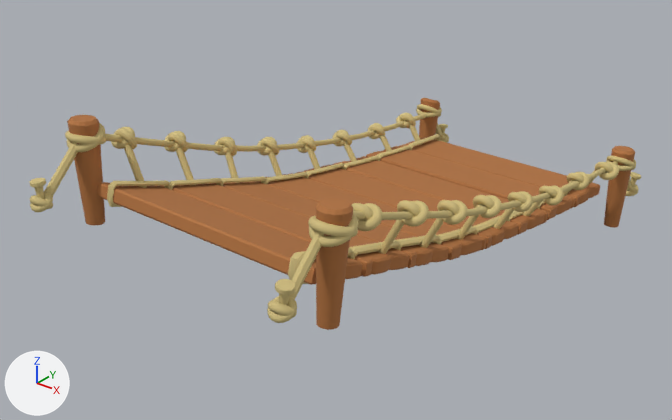
Before and after pictures for a commit that changed the FBX model Assets/2.SDscene/Modeling/SwingBridge/F_SwingBridge.fbx.
One viewpoint serves both versions: a 50 mm lens placed at (10.56, -14.83, 9.16), pointed at (-0.67, -0.81, 0.46). The axes (+X, +Y, +Z) are drawn at lower left. The lights are the same throughout. Where no turn or scale is listed for an object, it has been applied to the vertices.

The scene before the commit, as lines of its bpy script (objects in view):
```python
me_mesh = bpy.data.meshes.new('Mesh')
me_mesh.from_pydata(...)  # 16600 vertices, 32536 faces; spans x -3.18..3.3, y -6.69..6.9, z -1.37..3.38
# faces by material slot: [1264, 31272]
me_mesh.materials.append(mat_wood)  # brown #b2723d
me_mesh.materials.append(mat_rope)  # yellow #d1bd7f
ob_line053 = bpy.data.objects.new('Line053', me_mesh)
ob_line053.location = (0.0, 0.0, 0.0)
```
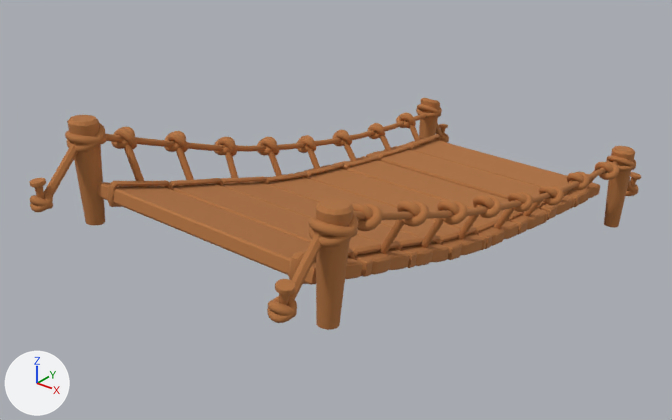
Boxes [x1, y1, x2, y2] around the edits, measured in the pictures (672 x 420 px):
part 1 of me_mesh, recoloured (yellow to brown): [29, 104, 641, 323] in both

The change, as a diff of the scene's bpy script:
```diff
--- a/Assets/2.SDscene/Modeling/SwingBridge/F_SwingBridge.fbx.py
+++ b/Assets/2.SDscene/Modeling/SwingBridge/F_SwingBridge.fbx.py
@@ me_mesh @@
 me_mesh.from_pydata(...)  # 16600 vertices, 32536 faces; spans x -3.18..3.3, y -6.69..6.9, z -1.37..3.38
 # used by ob_line053; location = (0.0, 0.0, 0.0)
+# me_mesh part 1: 31272 faces spanning x -3.18..3.3, y -6.69..6.9, z -0.88..3.21 switch from mat_rope (yellow #d1bd7f) to mat_wood (brown #b2723d)
```
